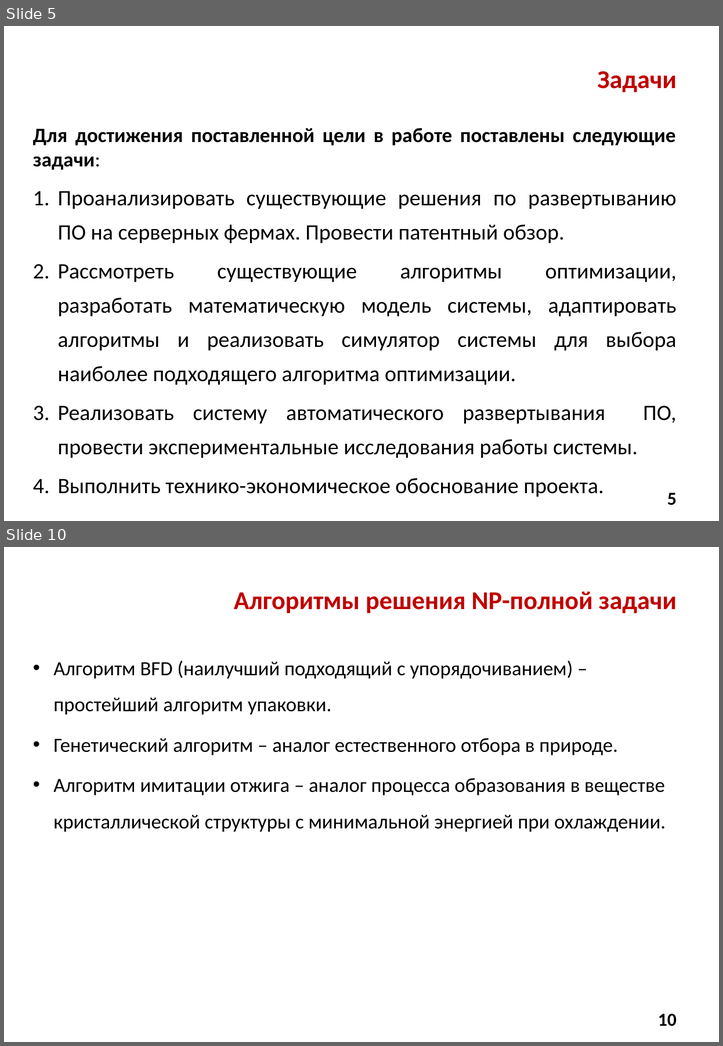
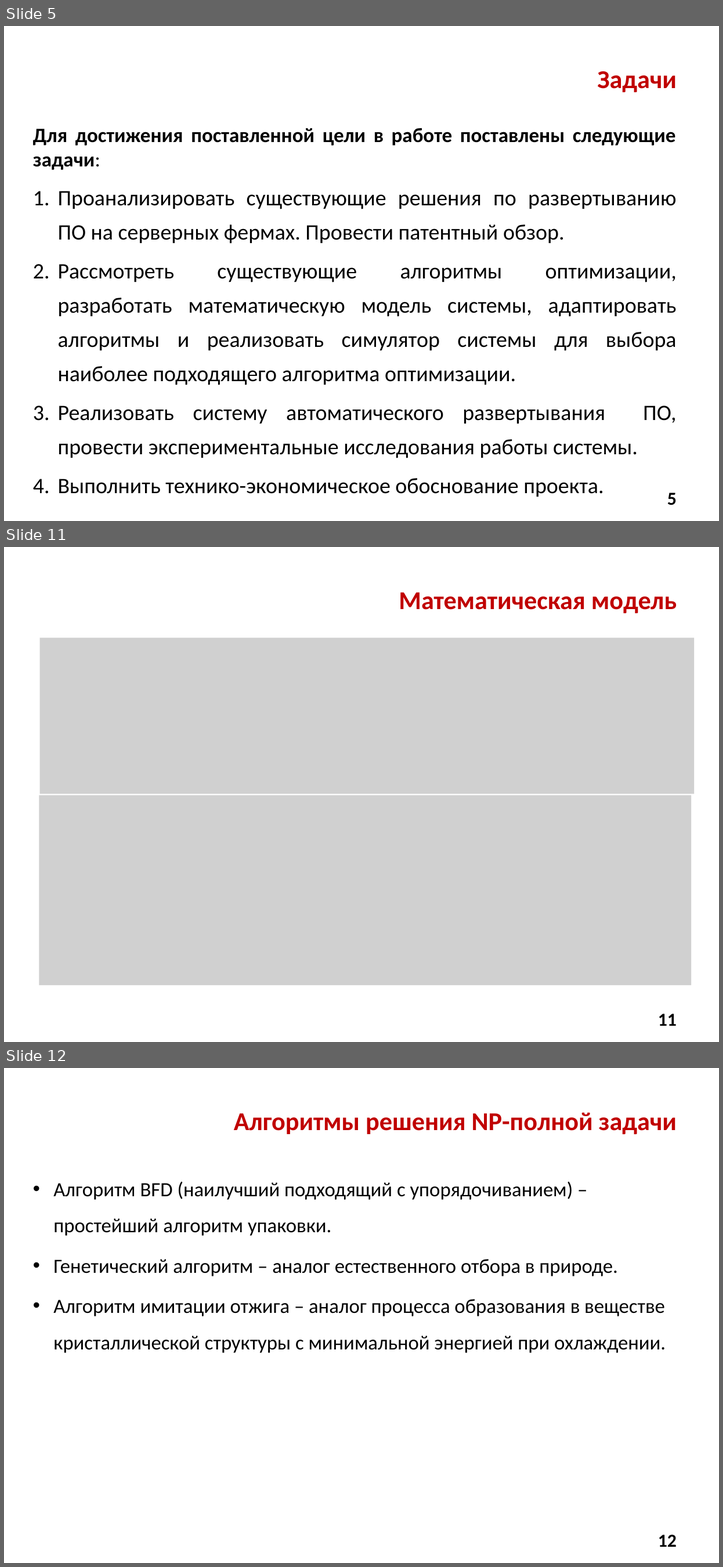
Before and after one commit to Alex-made/diplom, a slide deck: Презентация/Презентация диплома.pptx. Shown one above the other, each under a label of ours: slides 5 and 10 before the commit, slides 5, 11 and 12 after it; the slides between them are not shown. The pictures are 723x1046 and 723x1567 pixels, drawn with LibreOffice and Linux fonts; fonts in the diff are those of the drawing; grey boxes stand for pictures; background and template pictures are left out. Boxes give left, top, right and bottom in pixels: in the first picture for what was removed or moved away, otherwise in the second. Text is boxed around its words. In the diff, an @@ line names an element or a change of style, - is before the commit and + after.

```diff
--- a/Презентация/Презентация диплома.pptx
+++ b/Презентация/Презентация диплома.pptx
@@ slide 11 added at [4,547,719,1042], background picture (left out) @@
@@ title added at [398,592,676,613], 28 pt, text #C00000, bold @@
+Математическая модель
@@ picture added at [39,638,694,793] @@
@@ picture added at [39,795,691,985] @@
@@ page number added at [658,1013,676,1025], 20 pt, text #000000, bold @@
+11
@@ what was slide 10 is now slide 12 @@
@@ page number at [658,1534,676,1546]: text changed @@
-10
+12
```
Also in this commit, not shown: 11 slides changed, 8 other slides added, 2 slides removed, 2 other files.
